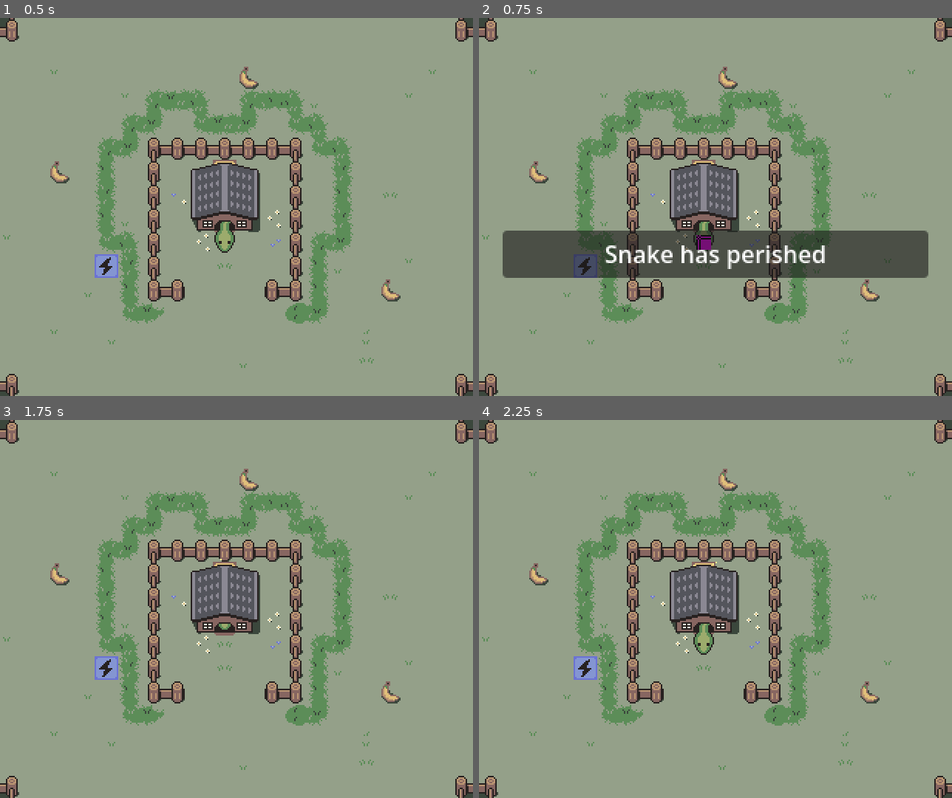
Above: before the commit, frames 1-4 (two rows, left to right).
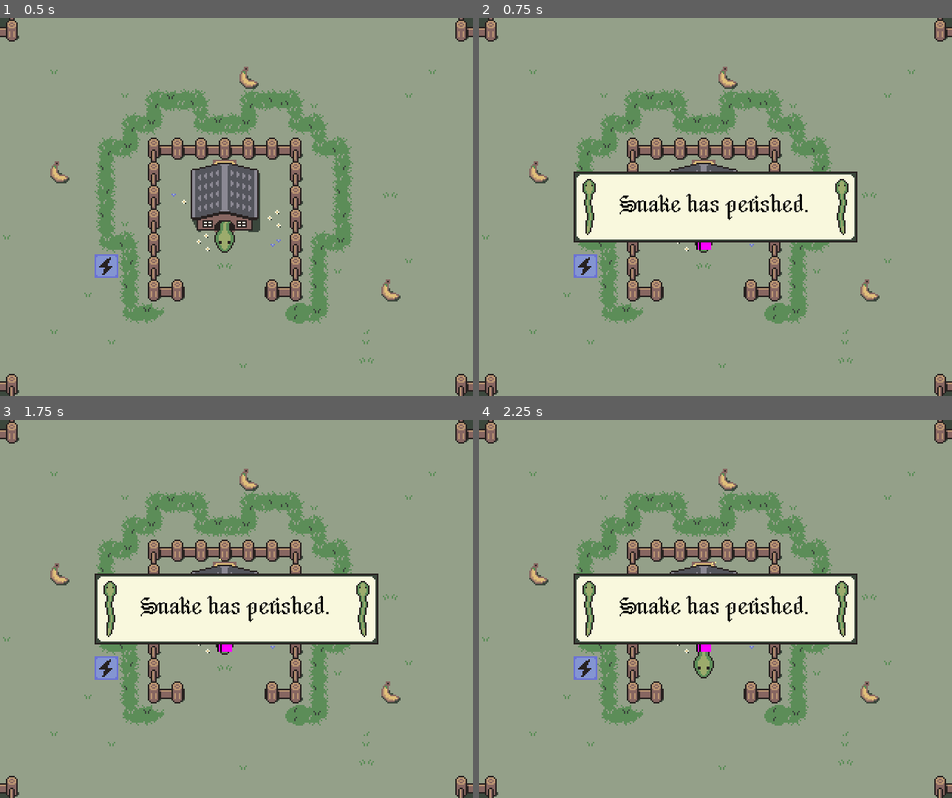
Above: after the commit, the same moments.

Repository: kalgynirae/ld59
Game: Godot game, scene res://scenes/game.tscn
Same seed, same stepped clock (60 frames per second), same inputs: the game is played once before the commit and once after it.
Inputs:
- Up to frame 1 (0.5 s): no input
- Up to frame 2 (0.75 s): hold L (move_right) from 0.53 s (still down); tap K (die) at 0.6 s
- Up to frame 3 (1.75 s): tap Enter at 1.25 s; release L (move_right) at 1.28 s; hold J (move_down) from 1.28 s (still down); tap K (die) at 1.35 s
- Up to frame 4 (2.25 s): tap Space at 2 s; release J (move_down) at 2.03 s; hold L (move_right) from 2.03 s (still down); tap E (extend) at 2.1 s

Frame 1 is identical in both runs. In frame 2, 20% of the frame differs, in the area x 5-95%, y 40-69%; in frame 3, 11%; in frame 4, 11%.

Commit message:
Add message frame; change font

Diff:
--- a/project.godot
+++ b/project.godot
@@ -21,9 +21,10 @@
 
 [display]
 
-window/size/viewport_width=320
-window/size/viewport_height=256
+window/size/viewport_width=640
+window/size/viewport_height=512
 window/stretch/mode="viewport"
+window/stretch/scale_mode="integer"
 
 [input]
 
--- a/scenes/game.gd
+++ b/scenes/game.gd
@@ -65,10 +65,10 @@
 		[Mode.Running, Mode.Dead]:
 			$MoveTimer.stop()
 			$Map/Snake.die()
-			$Camera/Panel.display_death_message(DeathPanel.DeathType.EAT_SELF)
-			$ResurrectTimer.start()
+			show_message("Snake has perished.")
+			resurrect()
 		[Mode.Dead, Mode.Resurrecting]:
-			$Camera/Panel.hide_message()
+			hide_message()
 		[Mode.Resurrecting, Mode.Running]:
 			$MoveTimer.start()
 		_:
@@ -140,11 +140,11 @@
 	$Map/Snake.set_power_level(count_power_sources())
 	current_direction = saved_snake_state[1]
 
-func on_resurrect_timer_timeout() -> void:
+func resurrect() -> void:
+	await get_tree().create_timer(2.0).timeout
 	set_mode(Mode.Resurrecting)
-	print("Restoring snake")
 	restore_state()
-	await get_tree().create_timer(1.0).timeout
+	await get_tree().create_timer(0.5).timeout
 	set_mode(Mode.Running)
 
 func on_move_timer_timeout() -> void:
@@ -297,3 +297,10 @@
 	for plant in plants:
 		await get_tree().create_timer(0.02).timeout
 		plant.growth_stage -= 1
+
+func show_message(msg: String) -> void:
+	%Message.text = msg
+	%MessageFrame.visible = true
+
+func hide_message() -> void:
+	%MessageFrame.visible = false
--- a/scenes/game.tscn
+++ b/scenes/game.tscn
@@ -2,17 +2,12 @@
 
 [ext_resource type="PackedScene" uid="uid://duxa8pgyfq7m" path="res://scenes/map.tscn" id="1_uwrxv"]
 [ext_resource type="Script" uid="uid://8qlcklp0mepa" path="res://scenes/game.gd" id="1_yqjtg"]
-[ext_resource type="Script" uid="uid://mjum6adanovt" path="res://scenes/death_message.gd" id="3_lbhrr"]
+[ext_resource type="Texture2D" uid="uid://b0p014y6ptsoa" path="res://images/death_frame.png" id="4_lbhrr"]
+[ext_resource type="FontFile" uid="uid://cp5a18xxxl35v" path="res://fonts/NicerNightie.ttf" id="5_iywne"]
 
 [sub_resource type="GDScript" id="GDScript_lnu2h"]
 script/source = "extends Node2D
 "
-
-[sub_resource type="SystemFont" id="SystemFont_lbhrr"]
-subpixel_positioning = 0
-
-[sub_resource type="LabelSettings" id="LabelSettings_iywne"]
-font = SubResource("SystemFont_lbhrr")
 
 [sub_resource type="ParticleProcessMaterial" id="ParticleProcessMaterial_lbhrr"]
 particle_flag_disable_z = true
@@ -40,7 +35,6 @@
 color = Color(1, 0.3529412, 0, 1)
 
 [node name="Game" type="Node2D" unique_id=1500510972]
-texture_filter = 1
 script = ExtResource("1_yqjtg")
 
 [node name="Map" parent="." unique_id=1460035702 instance=ExtResource("1_uwrxv")]
@@ -49,26 +43,9 @@
 
 [node name="Camera" type="Camera2D" parent="." unique_id=1453900181]
 anchor_mode = 0
+zoom = Vector2(2, 2)
 position_smoothing_enabled = true
 position_smoothing_speed = 15.0
-
-[node name="Panel" type="Panel" parent="Camera" unique_id=894262728]
-offset_left = 16.0
-offset_top = 144.0
-offset_right = 304.0
-offset_bottom = 176.0
-script = ExtResource("3_lbhrr")
-
-[node name="Label" type="Label" parent="Camera/Panel" unique_id=1294002607]
-texture_filter = 1
-layout_mode = 0
-offset_right = 288.0
-offset_bottom = 32.0
-text = "Hello! snake"
-label_settings = SubResource("LabelSettings_iywne")
-horizontal_alignment = 1
-vertical_alignment = 1
-autowrap_mode = 3
 
 [node name="Rain" type="GPUParticles2D" parent="Camera" unique_id=930629755]
 unique_name_in_owner = true
@@ -78,6 +55,34 @@
 lifetime = 0.5
 visibility_rect = Rect2(-160, -128, 320, 256)
 process_material = SubResource("ParticleProcessMaterial_lbhrr")
+
+[node name="MessageFrame" type="Node2D" parent="Camera" unique_id=1744662908]
+unique_name_in_owner = true
+visible = false
+position = Vector2(64, 104)
+scale = Vector2(0.5, 0.5)
+
+[node name="Frame" type="Sprite2D" parent="Camera/MessageFrame" unique_id=1095813905]
+texture_filter = 1
+position = Vector2(0, -16)
+scale = Vector2(2, 2)
+texture = ExtResource("4_lbhrr")
+centered = false
+offset = Vector2(0, 8)
+
+[node name="Message" type="Label" parent="Camera/MessageFrame" unique_id=1294002607]
+unique_name_in_owner = true
+offset_left = 32.0
+offset_top = 16.0
+offset_right = 352.0
+offset_bottom = 80.0
+theme_override_colors/font_color = Color(0, 0, 0, 1)
+theme_override_fonts/font = ExtResource("5_iywne")
+theme_override_font_sizes/font_size = 36
+text = "Hello! snake"
+horizontal_alignment = 1
+vertical_alignment = 1
+autowrap_mode = 3
 
 [node name="MoveTimer" type="Timer" parent="." unique_id=2062584357]
 wait_time = 0.2
Binary file added: fonts/NicerNightie.ttf
Not shown, added: fonts/NicerNightie.ttf.import
Binary file added: images/death_frame.png
Not shown, added: images/death_frame.png.import
